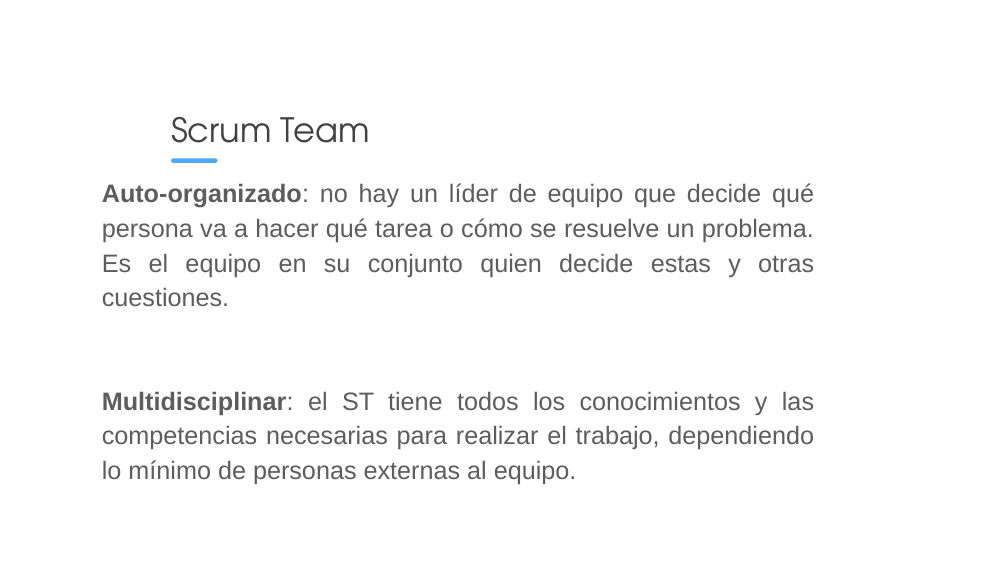
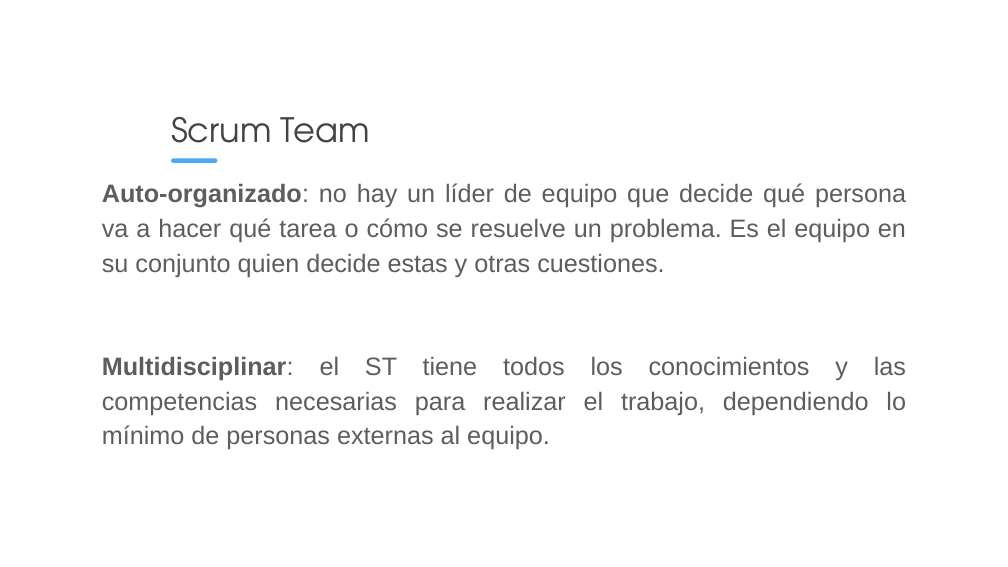
Before and after one commit to gabrielsoria/DWFS-COR8-CONTENIDO, a slide deck: slide 15 of Clase 34/Clase 34 21_11 Roles de Scrum.pptx. Drawn at 1008x567 pixels with LibreOffice and Linux fonts; fonts in the diff are those of the drawing; background and template pictures are left out. Boxes give left, top, right and bottom in pixels: in the first picture for what was removed or moved away, otherwise in the second. Text is boxed around its words. In the diff, an @@ line names an element or a change of style, - is before the commit and + after.

```diff
--- a/Clase 34/Clase 34 21_11 Roles de Scrum.pptx
+++ b/Clase 34/Clase 34 21_11 Roles de Scrum.pptx
@@ text "Auto-organizado: no hay un líder ..." rewrapped from <box>102,183,814,484</box> to <box>102,183,906,449</box> @@
```
Also in this commit, not shown: 1 other file.
